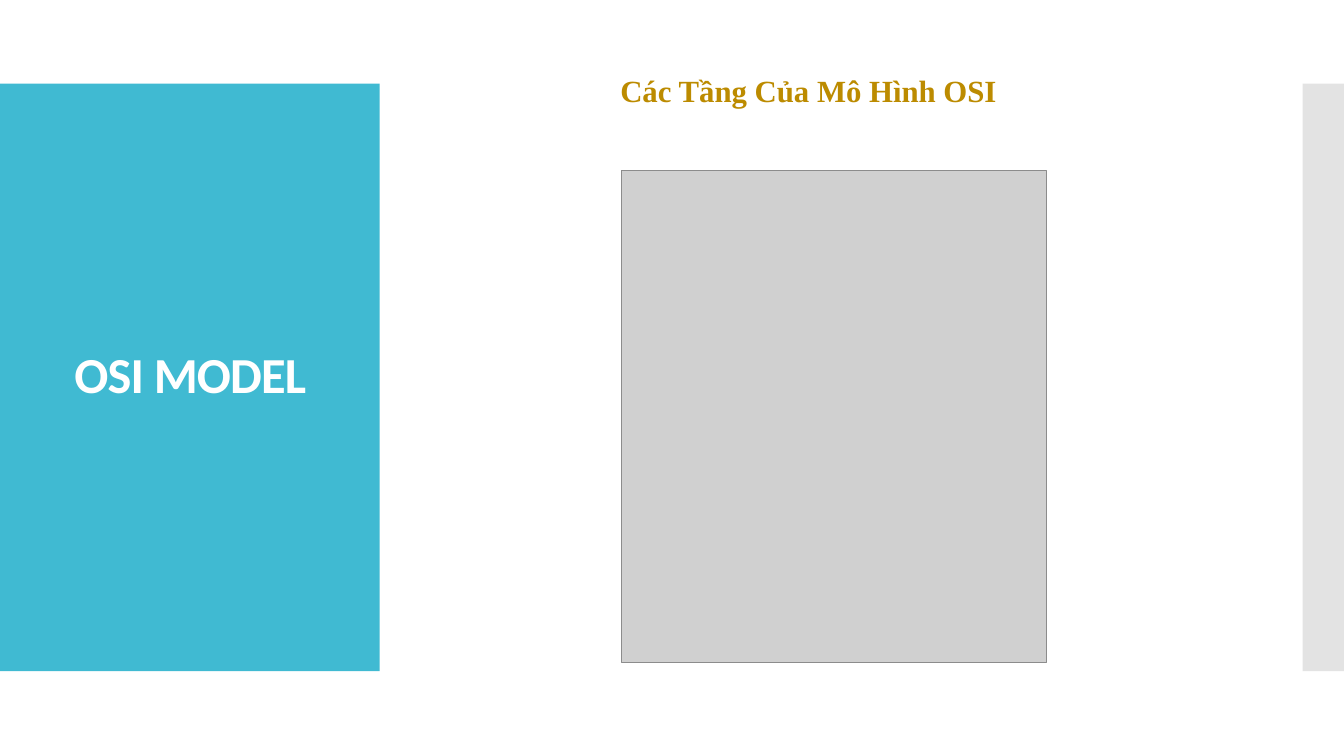
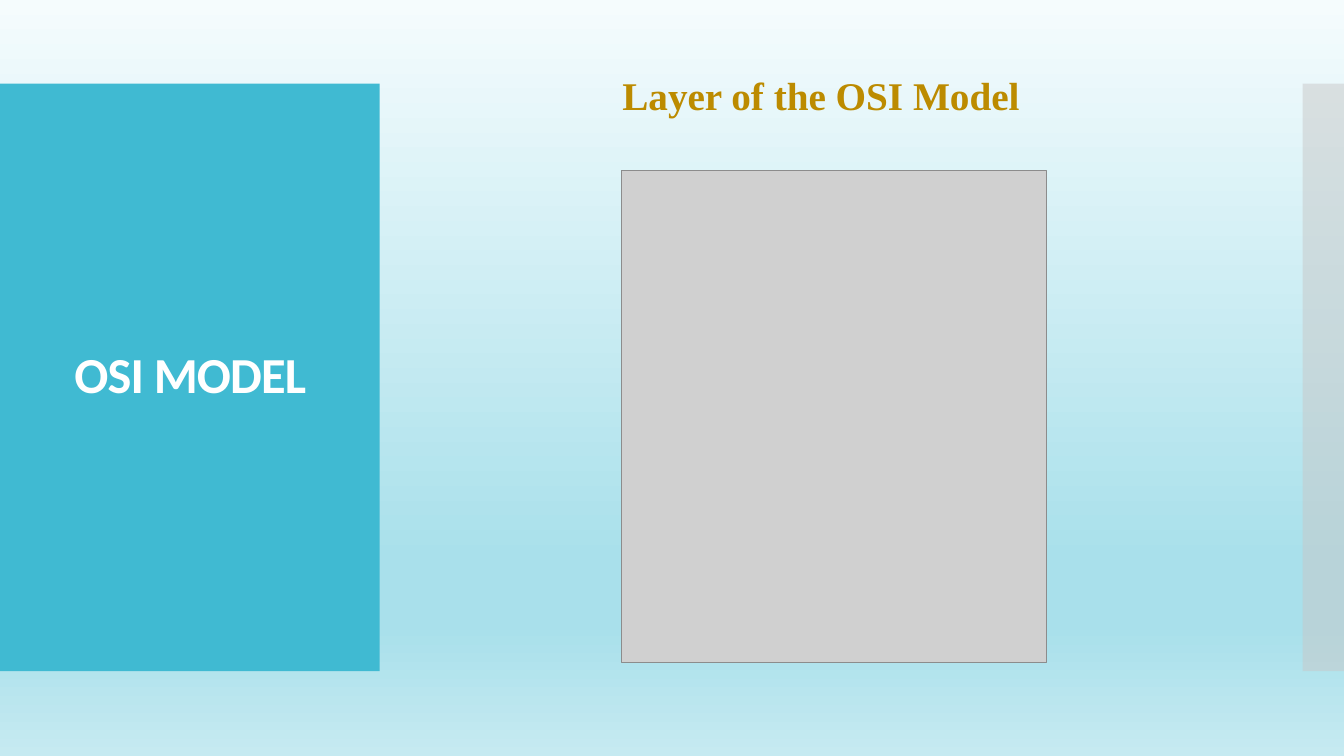
Before and after one commit to tiendatdk3493/video-javaScript, a slide deck: slide 3 of TCP-IP.pptx. Drawn at 1344x756 pixels with LibreOffice and Linux fonts; fonts in the diff are those of the drawing; grey boxes stand for pictures. Boxes give left, top, right and bottom in pixels: in the first picture for what was removed or moved away, otherwise in the second. Text is boxed around its words. In the diff, an @@ line names an element or a change of style, - is before the commit and + after.

```diff
--- a/TCP-IP.pptx
+++ b/TCP-IP.pptx
@@ background #FFFFFF to gradient #F5FCFD to #A9E0EB to #C6EAF1 @@
@@ text at bbox=[622, 82, 1020, 118]: text changed; size 22 to 28 pt @@
-Các Tầng Của Mô Hình OSI
+Layer of the OSI Model
```
Also in this commit, not shown: 20 other slides changed, 5 slides added, 1 slide removed, 1 other file.
